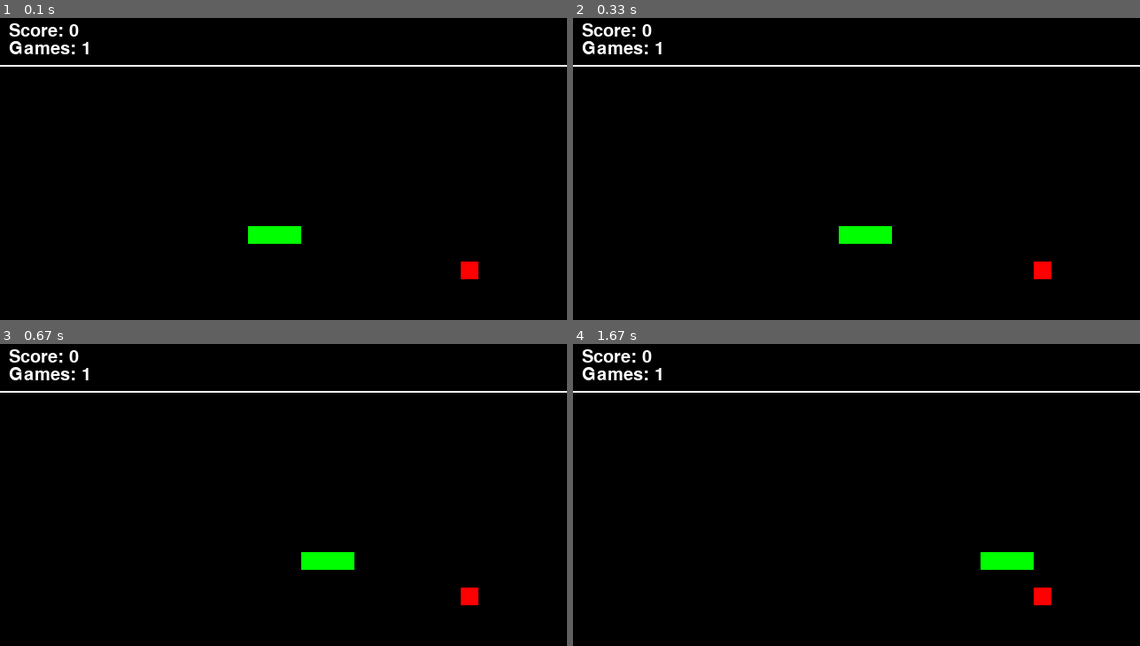
Above: before the commit, frames 1-4 (two rows, left to right).
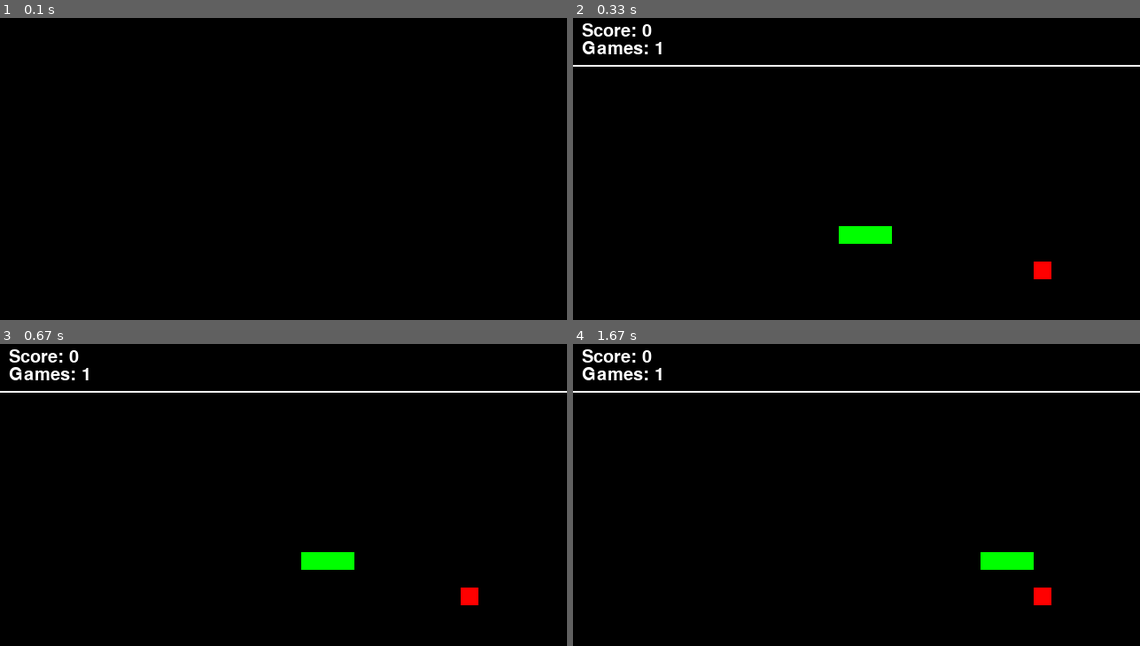
Above: after the commit, the same moments.

Repository: irgidev/RL-Snake-Pygame
Game: pygame game, started from snake_game/game.py
Two runs of this game, one before a commit and one after it. Both use one fixed random seed, a clock stepped at 60 frames per second and the inputs below.
Inputs:
- Up to frame 1 (0.1 s): no input
- Up to frame 2 (0.33 s): no input
- Up to frame 3 (0.67 s): no input
- Up to frame 4 (1.67 s): no input

The runs differ from the first frame. In frame 1, 1.9% of the frame differs, in the area x 0-100%, y 1-87%; in frame 2, nothing differs; in frame 3, nothing differs; in frame 4, nothing differs.

Commit message:
fix: resolve data type and batching errors in training step

Diff:
--- a/snake_game/agent.py
+++ b/snake_game/agent.py
@@ -1,6 +1,9 @@
 import torch
 import random
+import pygame
 from collections import deque
+from game import SnakeGame, BLOCK_SIZE
+from model import Linear_QNet, QTrainer
 
 MAX_MEMORY = 100_000
 BATCH_SIZE = 1000
@@ -10,28 +13,117 @@
     def __init__(self):
         self.n_games = 0
         self.epsilon = 0
-        self.gamma = 0
+        self.gamma = 0.9
         self.memory = deque(maxlen=MAX_MEMORY)
-        self.model = None
-        self.trainer = None
+        self.model = Linear_QNet(11, 256, 3)
+        self.trainer = QTrainer(self.model, lr=LR, gamma=self.gamma)
 
     def get_state(self, game):
-        pass
+        head = game.snake_body[0]
+
+        point_l = pygame.Rect(head.x - BLOCK_SIZE, head.y, BLOCK_SIZE, BLOCK_SIZE)
+        point_r = pygame.Rect(head.x + BLOCK_SIZE, head.y, BLOCK_SIZE, BLOCK_SIZE)
+        point_u = pygame.Rect(head.x, head.y - BLOCK_SIZE, BLOCK_SIZE, BLOCK_SIZE)
+        point_d = pygame.Rect(head.x, head.y + BLOCK_SIZE, BLOCK_SIZE, BLOCK_SIZE)
+
+        dir_l = game.direction == "LEFT"
+        dir_r = game.direction == "RIGHT"
+        dir_u = game.direction == "UP"
+        dir_d = game.direction == "DOWN"
+
+        food_l = game.food.x < head.x
+        food_r = game.food.x > head.x
+        food_u = game.food.y < head.y
+        food_d = game.food.y > head.y
+
+        state = [
+            (dir_r and game.is_collision(point_r)) or
+            (dir_l and game.is_collision(point_l)) or
+            (dir_u and game.is_collision(point_u)) or
+            (dir_d and game.is_collision(point_d)),
+
+            (dir_u and game.is_collision(point_r)) or
+            (dir_d and game.is_collision(point_l)) or
+            (dir_r and game.is_collision(point_d)) or
+            (dir_l and game.is_collision(point_u)),
+
+            (dir_u and game.is_collision(point_l)) or
+            (dir_d and game.is_collision(point_r)) or
+            (dir_r and game.is_collision(point_u)) or
+            (dir_l and game.is_collision(point_d)),
+
+            dir_l,
+            dir_r,
+            dir_u,
+            dir_d,
+
+            food_l,
+            food_r,
+            food_u,
+            food_d
+        ]
+        return torch.tensor(state, dtype=torch.float)
 
     def remember(self, state, action, reward, next_state, done):
-        pass
+        self.memory.append((state, action, reward, next_state, done))
 
     def train_long_memory(self):
-        pass
+        if len(self.memory) > BATCH_SIZE:
+            mini_sample = random.sample(self.memory, BATCH_SIZE)
+        else:
+            mini_sample = self.memory
+
+        states, actions, rewards, next_states, dones = zip(*mini_sample)
+
+        self.trainer.train_step(states,actions,rewards,next_states,dones)
 
     def train_short_memory(self, state, action, reward, next_state, done):
-        pass
+        self.trainer.train_step(state,action,reward,next_state,done)
 
     def get_action(self, state):
-        pass
+        self.epsilon = 80 - self.n_games
+        final_move = [0,0,0]
+        if random.randint(0,200) < self.epsilon:
+            move = random.randint(0,2)
+            final_move[move] = 1
+        else:
+            state0 = torch.tensor(state, dtype=torch.float)
+            prediction = self.model(state0)
+            move = torch.argmax(prediction).item()
+            final_move[move] = 1
+
+        return final_move
 
 def train():
-    pass
+    plot_scores = []
+    plot_mean_scores = []
+    total_score = 0
+    record = 0
+    agent = Agent()
+    game = SnakeGame()
+
+    while True:
+        state_old = agent.get_state(game)
+
+        final_move = agent.get_action(state_old)
+
+        done, score, reward = game._play_step(final_move)
+        state_new = agent.get_state(game)
+
+        agent.train_short_memory(state_old, final_move, reward, state_new, done)
+
+        agent.remember(state_old, final_move, reward, state_new, done)
+
+        if done:
+            game.reset()
+            agent.n_games += 1
+            agent.train_long_memory()
+
+            if score > record:
+                record = score
+                agent.model.save()
+
+            print('Game', agent.n_games, 'Score', score, 'Record:', record)
 
 if __name__ == '__main__':
     train()
--- a/snake_game/game.py
+++ b/snake_game/game.py
@@ -29,6 +29,15 @@
             random_food = pygame.Rect(random.randrange(0,WIDTH, BLOCK_SIZE),random.randrange(HUD_HEIGHT,HEIGHT, BLOCK_SIZE), BLOCK_SIZE, BLOCK_SIZE)
             if random_food not in self.snake_body:
                 return random_food
+
+    def is_collision(self, pt=None):
+        if pt is None:
+            pt = self.snake_body[0]
+        if pt.left < 0 or pt.right > WIDTH or pt.top < HUD_HEIGHT or pt.bottom > HEIGHT:
+            return True
+        if pt in self.snake_body[1:]:
+            return True
+        return False
 
     def reset(self):
         self.games_played += 1
@@ -88,26 +97,28 @@
                 game_over = True
                 return game_over, self.score, self.reward
 
-        self.screen.fill(BLACK)
-        for i in self.snake_body:
-            pygame.draw.rect(self.screen,GREEN,i)
-        pygame.draw.rect(self.screen,RED,self.food)
+            self.screen.fill(BLACK)
+            for i in self.snake_body:
+                pygame.draw.rect(self.screen,GREEN,i)
+            pygame.draw.rect(self.screen,RED,self.food)
 
-        text_surface = self.font.render(f"Score: {self.score}", True, (255,255,255))
-        text_rect = text_surface.get_rect()
-        text_rect.topleft = (10, 10)
-        self.screen.blit(text_surface, text_rect)
+            text_surface = self.font.render(f"Score: {self.score}", True, (255,255,255))
+            text_rect = text_surface.get_rect()
+            text_rect.topleft = (10, 10)
+            self.screen.blit(text_surface, text_rect)
 
-        games_text_surface = self.font.render(f"Games: {self.games_played}", True, (255, 255, 255))
-        games_text_rect = games_text_surface.get_rect()
-        games_text_rect.topleft = (10, 30)
+            games_text_surface = self.font.render(f"Games: {self.games_played}", True, (255, 255, 255))
+            games_text_rect = games_text_surface.get_rect()
+            games_text_rect.topleft = (10, 30)
 
-        pygame.draw.line(self.screen, (255,255,255), (0,HUD_HEIGHT-2), (WIDTH, HUD_HEIGHT-2), 2)
+            pygame.draw.line(self.screen, (255,255,255), (0,HUD_HEIGHT-2), (WIDTH, HUD_HEIGHT-2), 2)
 
-        self.screen.blit(games_text_surface, games_text_rect)
+            self.screen.blit(games_text_surface, games_text_rect)
 
-        pygame.display.flip()
-        self.clock.tick(FPS)
+            pygame.display.flip()
+            self.clock.tick(FPS)
+
+            return game_over, self.score, self.reward
 
         return game_over, self.score, self.reward
 
--- /dev/null
+++ b/snake_game/model.py
@@ -0,0 +1,68 @@
+import torch
+import torch.nn as nn
+import torch.optim as optim
+import torch.nn.functional as F
+import os
+
+class Linear_QNet(nn.Module):
+    def __init__(self, input_size, hidden_size, output_size):
+        super().__init__()
+        self.linear1 = nn.Linear(input_size, hidden_size)
+        self.linear2 = nn.Linear(hidden_size, output_size)
+
+    def forward(self, x):
+        x = F.relu(self.linear1(x))
+        x = self.linear2(x)
+        return x
+
+    def save(self, file_name='model.pth'):
+        model_folder_path = './model'
+        if not os.path.exists(model_folder_path):
+            os.makedirs(model_folder_path)
+        file_name = os.path.join(model_folder_path,file_name)
+        torch.save(self.state_dict(), file_name)
+
+class QTrainer:
+    def __init__(self, model, lr, gamma):
+        self.lr = lr
+        self.gamma = gamma
+        self.model = model
+        self.optimizer = optim.Adam(model.parameters(), lr=self.lr)
+        self.criterion = nn.MSELoss()
+
+    def train_step(self, state, action, reward, next_state, done):
+        if isinstance(state, tuple):
+            state = torch.stack(list(state), dim=0)
+            next_state = torch.stack(list(next_state), dim=0)
+            action = torch.tensor(action, dtype=torch.long)
+            reward = torch.tensor(reward, dtype=torch.float)
+        else:
+            state = torch.unsqueeze(state, 0)
+            next_state = torch.unsqueeze(next_state, 0)
+            action = torch.tensor([action], dtype=torch.long)
+            reward = torch.tensor([reward], dtype=torch.float)
+            done = (done, )
+
+        if len(state.shape) == 1:
+            state = torch.unsqueeze(state, 0)
+            next_state = torch.unsqueeze(next_state, 0)
+            action = torch.unsqueeze(action, 0)
+            reward = torch.unsqueeze(reward, 0)
+            done = (done, )
+
+        pred = self.model(state)
+
+        target = pred.clone()
+
+        for idx in range(len(done)):
+            Q_new = reward[idx]
+            if not done[idx]:
+                Q_new = reward[idx] + self.gamma * torch.max(self.model(next_state[idx]))
+
+            target[idx][torch.argmax(action[idx]).item()] = Q_new
+
+        self.optimizer.zero_grad()
+        loss = self.criterion(target, pred)
+        loss.backward()
+
+        self.optimizer.step()
Not shown, added: snake_game/model/model.pth
